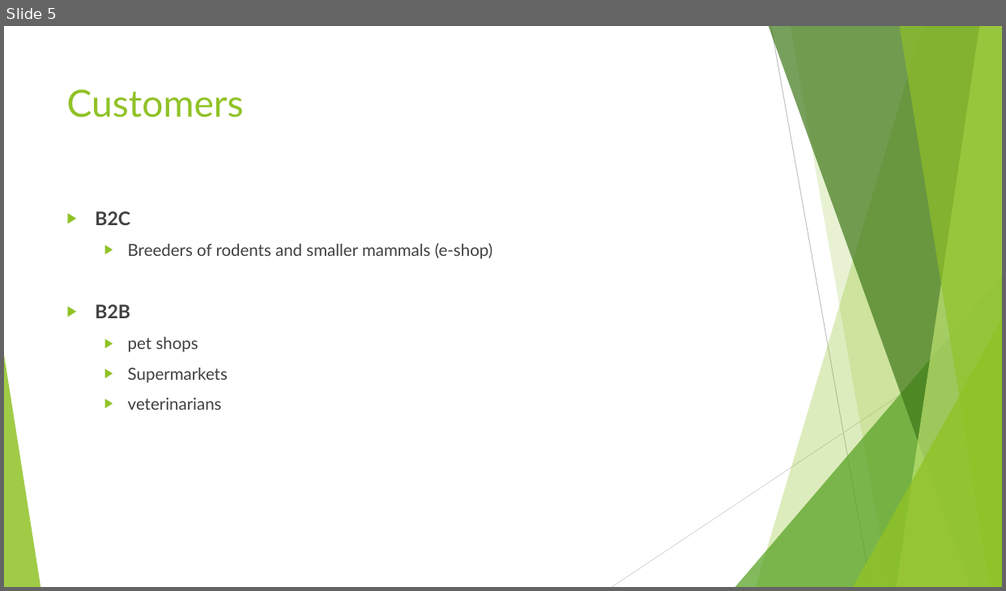
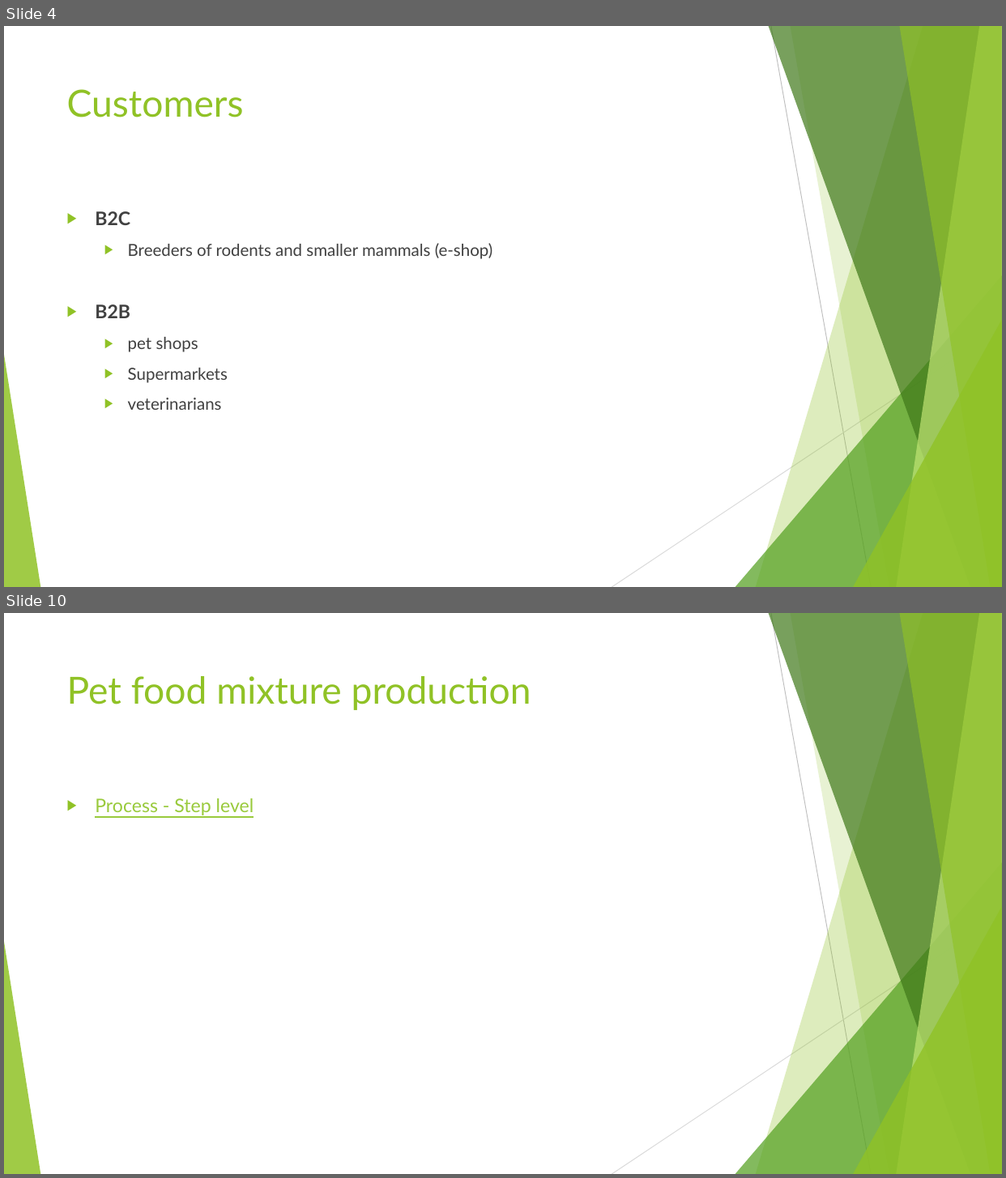
Before and after one commit to 4IT531/pet_food_manufacturing_company, a slide deck: presentation/16.11_presentation.pptx. Shown one above the other, each under a label of ours: slide 5 before the commit, slides 4 and 10 after it; the slides between them are not shown. The pictures are 1006x591 and 1006x1178 pixels, drawn with LibreOffice and Linux fonts; fonts in the diff are those of the drawing. Boxes give left, top, right and bottom in pixels: in the first picture for what was removed or moved away, otherwise in the second. Text is boxed around its words. In the diff, an @@ line names an element or a change of style, - is before the commit and + after.

```diff
--- a/presentation/16.11_presentation.pptx
+++ b/presentation/16.11_presentation.pptx
@@ slide 10 added at [4, 613, 1002, 1174], background #FFFFFF; not listed: 10 template elements that a slide beside it also shows @@
@@ title added at [67, 676, 531, 710], 36 pt, text #90C226 @@
+Pet food mixture production
@@ text added at [95, 798, 254, 815], 18 pt, text #99CA3C, underline @@
+▶ Process - Step level
@@ what was slide 5 is now slide 4 @@
```
Also in this commit, not shown: 5 slides changed, 3 other slides added, 1 slide removed, 43 other files.
